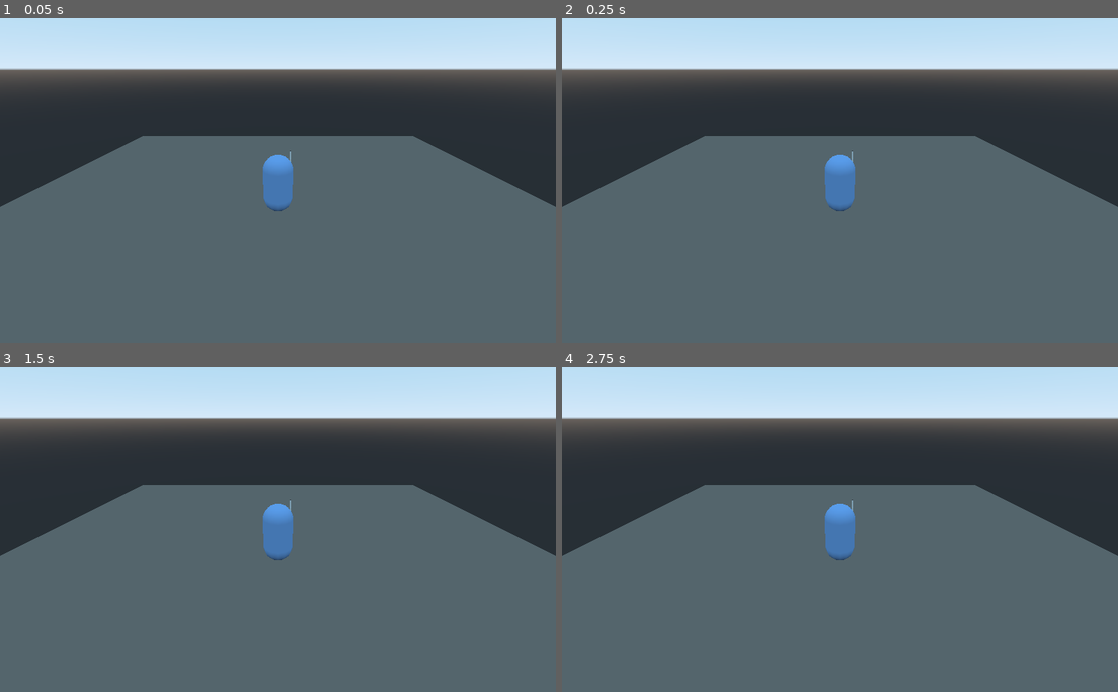
Above: before the commit, frames 1-4 (two rows, left to right).
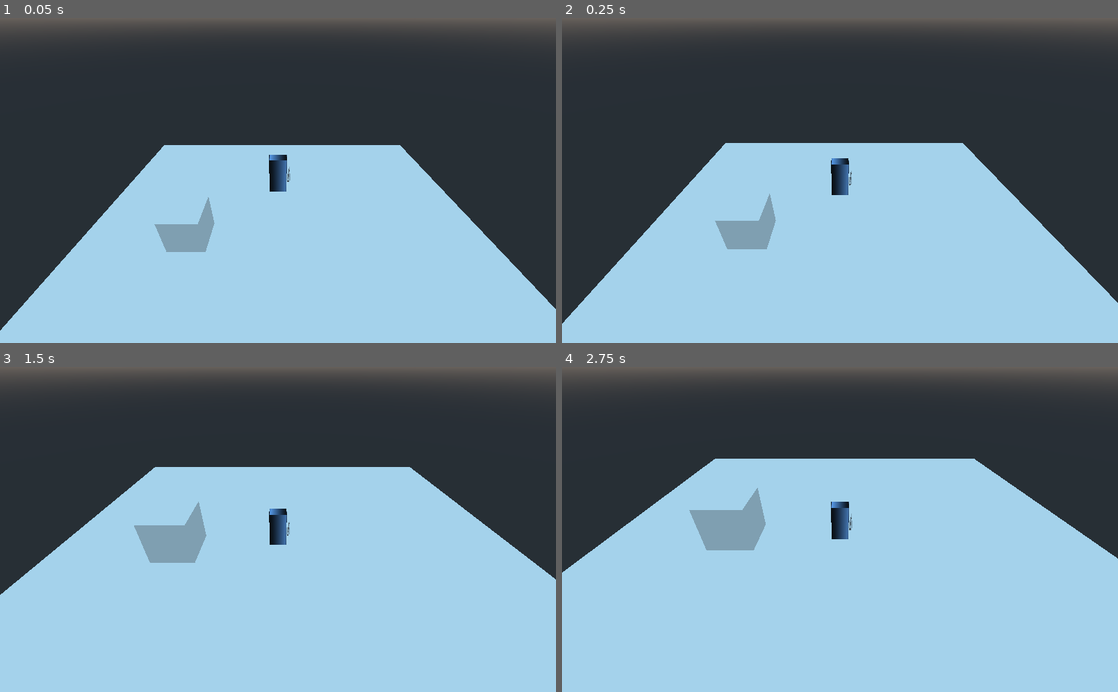
Above: after the commit, the same moments.

Repository: MXsora/Valeria-game
Game: Godot game, scene res://Scenes/Test.tscn
Two runs of this game, one before a commit and one after it. Both use one fixed random seed, a clock stepped at 60 frames per second and the inputs below.
Inputs:
- Up to frame 1 (0.05 s): no input
- Up to frame 2 (0.25 s): no input
- Up to frame 3 (1.5 s): no input
- Up to frame 4 (2.75 s): no input

The runs differ from the first frame. In frame 1, 78% of the frame differs, in the area x 0-100%, y 0-100%; in frame 2, 78%; in frame 3, 81%; in frame 4, 83%.

Commit message:
Gravity working

Diff:
--- a/Scenes/InGame/Player.tscn
+++ b/Scenes/InGame/Player.tscn
@@ -1,20 +1,26 @@
-[gd_scene load_steps=8 format=2]
+[gd_scene load_steps=10 format=2]
 
 [ext_resource path="res://Scripts/CameraOrbit.gd" type="Script" id=1]
 [ext_resource path="res://Art/Work Files/TestSword.dae" type="PackedScene" id=2]
 [ext_resource path="res://Scripts/Player.gd" type="Script" id=3]
 
-[sub_resource type="CapsuleMesh" id=1]
-radius = 0.5
-mid_height = 0.994
-radial_segments = 12
+[sub_resource type="CubeMesh" id=7]
+size = Vector3( 0.746, 1.634, 0.508 )
+
+[sub_resource type="Gradient" id=5]
+
+[sub_resource type="GradientTexture2D" id=6]
+gradient = SubResource( 5 )
+fill_to = Vector2( 0.33, 0 )
+repeat = 1
 
 [sub_resource type="SpatialMaterial" id=4]
 albedo_color = Color( 0.54902, 0.74902, 1, 1 )
+albedo_texture = SubResource( 6 )
 
-[sub_resource type="CapsuleShape" id=2]
-radius = 0.474815
-height = 1.06936
+[sub_resource type="CylinderShape" id=8]
+height = 1.6473
+radius = 0.315524
 
 [sub_resource type="BoxShape" id=3]
 extents = Vector3( 0.0697845, 0.580521, 0.12995 )
@@ -23,23 +29,23 @@
 script = ExtResource( 3 )
 
 [node name="model" type="MeshInstance" parent="."]
-transform = Transform( 1, 0, 0, 0, -4.37114e-08, -1, 0, 1, -4.37114e-08, 0, 1, 0 )
-mesh = SubResource( 1 )
+transform = Transform( 1, 0, 0, 0, 1, 0, 0, 0, 1, 0, 1, 0 )
+mesh = SubResource( 7 )
 material/0 = SubResource( 4 )
 
 [node name="CollisionShape" type="CollisionShape" parent="."]
-transform = Transform( 1, 0, 0, 0, -4.37114e-08, -1, 0, 1, -4.37114e-08, 0, 1, 0 )
-shape = SubResource( 2 )
+transform = Transform( 1, 0, 0, 0, 1, 0, 0, 0, 1, 0, 1, 0 )
+shape = SubResource( 8 )
 
 [node name="CameraOrbit" type="Spatial" parent="."]
 script = ExtResource( 1 )
 
 [node name="PlayerCamera" type="Camera" parent="CameraOrbit"]
-transform = Transform( 1, 0, 0, 0, 0.901561, 0.432652, 0, -0.432652, 0.901561, 0, 4.45375, 6.94629 )
+transform = Transform( 1, 0, 0, 0, 0.816893, 0.576789, 0, -0.576789, 0.816893, 0, 6.5988, 8.57199 )
 current = true
 
 [node name="WeaponHolder" type="Spatial" parent="."]
-transform = Transform( 1, 0, 0, 0, 0.802464, 0.596701, 0, -0.596701, 0.802464, 0.44722, 0.769016, -0.25095 )
+transform = Transform( 1, 0, 0, 0, 0.809017, -0.587785, 0, 0.587785, 0.809017, 0.44722, 0.769016, 0.0721291 )
 
 [node name="TestSword" parent="WeaponHolder" instance=ExtResource( 2 )]
 
--- a/Scenes/Test.tscn
+++ b/Scenes/Test.tscn
@@ -1,20 +1,41 @@
-[gd_scene load_steps=4 format=2]
+[gd_scene load_steps=6 format=2]
 
 [ext_resource path="res://Scenes/InGame/Player.tscn" type="PackedScene" id=1]
 
-[sub_resource type="SpatialMaterial" id=2]
-albedo_color = Color( 0.521569, 0.478431, 0.454902, 1 )
+[sub_resource type="CubeMesh" id=6]
+size = Vector3( 22, 0.342, 22 )
 
-[sub_resource type="CubeMesh" id=1]
-material = SubResource( 2 )
-size = Vector3( 20, 0.033, 20 )
+[sub_resource type="BoxShape" id=7]
+extents = Vector3( 10.9626, 0.209681, 10.9203 )
+
+[sub_resource type="CubeMesh" id=4]
+
+[sub_resource type="BoxShape" id=5]
 
 [node name="Spatial" type="Spatial"]
 
 [node name="Position3D" type="Position3D" parent="."]
 
-[node name="testFloor" type="MeshInstance" parent="."]
-mesh = SubResource( 1 )
+[node name="Player" parent="." instance=ExtResource( 1 )]
+transform = Transform( 1, 0, 0, 0, 1, 0, 0, 0, 1, -0.386909, 3.27245, 0 )
 
-[node name="Player" parent="." instance=ExtResource( 1 )]
-transform = Transform( 1, 0, 0, 0, 1, 0, 0, 0, 1, 0, 0.0345847, 0 )
+[node name="test geo" type="Spatial" parent="."]
+
+[node name="testFloor" type="MeshInstance" parent="test geo"]
+transform = Transform( 1, 0, 0, 0, 1, 0, 0, 0, 1, 0, -0.110617, 0 )
+mesh = SubResource( 6 )
+skeleton = NodePath("../..")
+
+[node name="StaticBody" type="StaticBody" parent="test geo/testFloor"]
+
+[node name="CollisionShape" type="CollisionShape" parent="test geo/testFloor/StaticBody"]
+shape = SubResource( 7 )
+
+[node name="MeshInstance" type="MeshInstance" parent="test geo"]
+transform = Transform( 1, 0, 0, 0, 1, 0, 0, 0, 1, -5.07334, 1.07085, 0 )
+mesh = SubResource( 4 )
+
+[node name="StaticBody" type="StaticBody" parent="test geo/MeshInstance"]
+
+[node name="CollisionShape" type="CollisionShape" parent="test geo/MeshInstance/StaticBody"]
+shape = SubResource( 5 )
--- /dev/null
+++ b/Scripts/Global.gd
@@ -0,0 +1,46 @@
+extends Node
+
+
+var curStage
+enum Bosses {Guilt, Hate, Pain, Torment, Dread, Revulsion, Hysteria, Fury}
+var deadBosses = [false, false, false, false, false, false, false, false]
+enum stageList {Aristocracy, Prison, Ashnora, Slums, Chapel, EmporersChamber, Square, Barracks, Lab1, Lab2, InnerChamber, Intro}
+var heartsObtained = [false, false, false, false, false, false, false, false]
+var armoursObtained = [false, false, false, false, false, false, false, false, false]
+var silverVialsObtained = [false, false, false]
+var upgradesObtained = [false, false, false, false]
+
+
+# Called when the node enters the scene tree for the first time.
+func _ready():
+	pass # Replace with function body.
+
+
+func ObtainSilverVial():
+	match curStage:
+		stageList.Barracks:
+			silverVialsObtained[0] = true
+		stageList.Square:
+			silverVialsObtained[1] = true
+		stageList.EmporersChamber:
+			silverVialsObtained[2] = true
+
+func ObtainUpgrade():
+	match curStage:
+		stageList.Barracks:
+			upgradesObtained[0] = true
+		stageList.Chapel:
+			upgradesObtained[1] = true
+		stageList.Slums:
+			upgradesObtained[2] = true
+		stageList.Ashnora:
+			upgradesObtained[3] = true
+
+func ObtainHeart():
+	heartsObtained[curStage] = true
+
+func ObtainArmour():
+	armoursObtained[curStage] = true
+
+func KillBoss():
+	deadBosses[curStage] = true
--- a/Scripts/Player.gd
+++ b/Scripts/Player.gd
@@ -7,29 +7,122 @@
 
 var gold : int = 0
 
-var attackRate : float = 0.3
+var attackSpeed : float = 1
 var lastAttackTime : int = 0
 
 var moveSpeed : float = 5.0
-var jumpForce : float = 10.0
+var jumpForce : float = 120.0
 
-var gravity : float = 15.0
-var vel : Vector3 = Vector3()
+enum states {IDLE,JUMPING,FALLING,MOVING,DODGING,ATTACK1,ATTACK2,ATTACK3,SPECIAL}
+enum weapons {SwordAndBoard, GreatSword, Daggers, Scythe, Caestus, SwordWhip, BallAndChain, PunchClaws, BasicLongSword}
+var currentState
+var curWeapon
+
+var attackCount: int = 0
+
+var gravity : float = 60.0
 
 var horizontal: float = 0
 var vertical: float = 0
 var direction: Vector3 = Vector3(0,0,0)
 
 onready var camera = get_node("CameraOrbit")
+onready var model = get_node("model")
 
 func _ready():
+	camera.set_as_toplevel(true)
+	currentState = states.IDLE
+
 	pass
 
 func _physics_process(delta):
+	cameraFollow()
+	getStickInput()
+	direction.x = direction.x * moveSpeed
+	direction.z = direction.z * moveSpeed
+	direction = direction.rotated(Vector3.UP, camera.rotation.y)
+	if(is_on_floor() and Input.is_action_just_pressed("ig_jump")):
+		direction.y += jumpForce
+	processGravity(delta)
+	direction = move_and_slide(direction, Vector3.UP)
+	if(horizontal or vertical != 0):
+		rotation.y = lerp_angle( rotation.y, atan2( direction.x, direction.z ), 1 )
+
+func processGravity(delta):
+	direction.y -= gravity * delta
+
+
+func getStickInput():
 	horizontal = Input.get_axis("ig_move_left", "ig_move_right")
 	vertical = Input.get_axis("ig_move_up", "ig_move_down")
 	direction.x = horizontal
 	direction.z = vertical
-	direction.normalized()
-	direction = direction.rotated(Vector3.UP, camera.rotation.y).normalized() * moveSpeed
-	move_and_slide(direction)
+	direction = direction.normalized()
+
+func cameraFollow():
+	camera.translation.x = lerp(camera.translation.x, translation.x, .2)
+	camera.translation.z = lerp(camera.translation.z, translation.z, .2)
+	camera.translation.y = lerp(camera.translation.y, translation.y, .1)
+
+func basicAttackString():
+	match curWeapon:
+		weapons.SwordAndBoard:
+			pass
+		weapons.GreatSword:
+			pass
+		weapons.Daggers:
+			pass
+		weapons.Scythe:
+			pass
+		weapons.Caestus:
+			pass
+		weapons.SwordWhip:
+			pass
+		weapons.BallAndChain:
+			pass
+		weapons.PunchClaws:
+			pass
+		weapons.BasicLongSword:
+			pass
+
+func heavyAttack():
+	match curWeapon:
+		weapons.SwordAndBoard:
+			pass
+		weapons.GreatSword:
+			pass
+		weapons.Daggers:
+			pass
+		weapons.Scythe:
+			pass
+		weapons.Caestus:
+			pass
+		weapons.SwordWhip:
+			pass
+		weapons.BallAndChain:
+			pass
+		weapons.PunchClaws:
+			pass
+		weapons.BasicLongSword:
+			pass
+
+func specialAttack():
+	match curWeapon:
+		weapons.SwordAndBoard:
+			pass
+		weapons.GreatSword:
+			pass
+		weapons.Daggers:
+			pass
+		weapons.Scythe:
+			pass
+		weapons.Caestus:
+			pass
+		weapons.SwordWhip:
+			pass
+		weapons.BallAndChain:
+			pass
+		weapons.PunchClaws:
+			pass
+		weapons.BasicLongSword:
+			pass
--- a/project.godot
+++ b/project.godot
@@ -13,6 +13,10 @@
 config/name="Valeria-of-Blood-and-Bones"
 run/main_scene="res://Scenes/Test.tscn"
 config/icon="res://icon.png"
+
+[autoload]
+
+Global="*res://Scripts/Global.gd"
 
 [gui]
 
@@ -50,6 +54,31 @@
 "events": [ Object(InputEventJoypadMotion,"resource_local_to_scene":false,"resource_name":"","device":0,"axis":0,"axis_value":1.0,"script":null)
  ]
 }
+ig_attack={
+"deadzone": 0.5,
+"events": [ Object(InputEventJoypadButton,"resource_local_to_scene":false,"resource_name":"","device":0,"button_index":2,"pressure":0.0,"pressed":false,"script":null)
+ ]
+}
+ig_heavy_attack={
+"deadzone": 0.5,
+"events": [ Object(InputEventJoypadButton,"resource_local_to_scene":false,"resource_name":"","device":0,"button_index":3,"pressure":0.0,"pressed":false,"script":null)
+ ]
+}
+ig_jump={
+"deadzone": 0.5,
+"events": [ Object(InputEventJoypadButton,"resource_local_to_scene":false,"resource_name":"","device":0,"button_index":0,"pressure":0.0,"pressed":false,"script":null)
+ ]
+}
+ig_special_attack={
+"deadzone": 0.5,
+"events": [ Object(InputEventJoypadButton,"resource_local_to_scene":false,"resource_name":"","device":0,"button_index":1,"pressure":0.0,"pressed":false,"script":null)
+ ]
+}
+ig_dodge={
+"deadzone": 0.5,
+"events": [ Object(InputEventJoypadButton,"resource_local_to_scene":false,"resource_name":"","device":0,"button_index":5,"pressure":0.0,"pressed":false,"script":null)
+ ]
+}
 
 [physics]
 
Not shown, added: .mono/assemblies/Debug/GodotSharp.xml
Not shown, added: .mono/assemblies/Debug/GodotSharpEditor.xml
Not shown, added: .mono/assemblies/Debug/api_hash_cache.cfg
Not shown, added: .mono/assemblies/Debug/GodotSharp.dll
Not shown, added: .mono/assemblies/Debug/GodotSharp.pdb
Not shown, added: .mono/assemblies/Debug/GodotSharpEditor.dll
Not shown, added: .mono/assemblies/Debug/GodotSharpEditor.pdb
